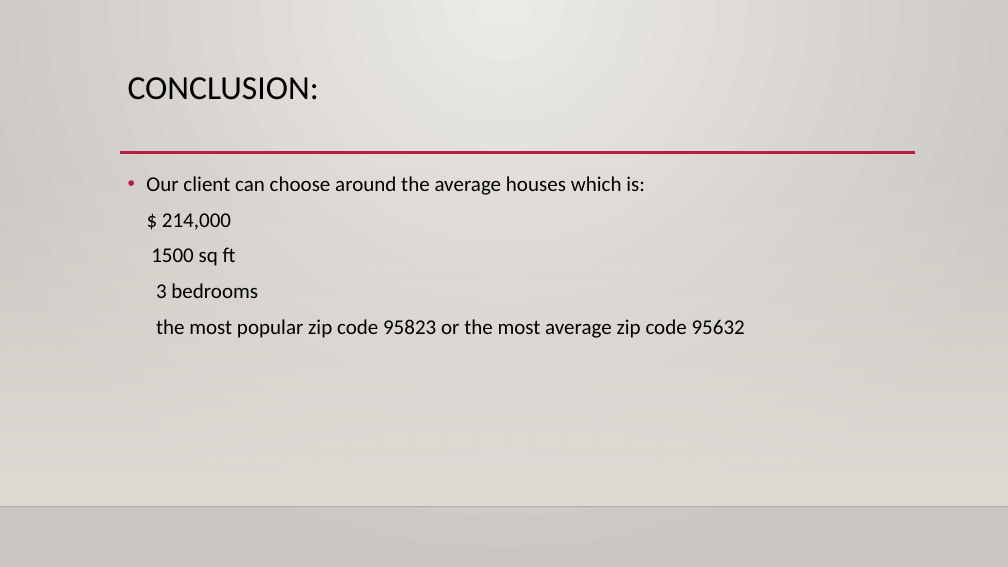
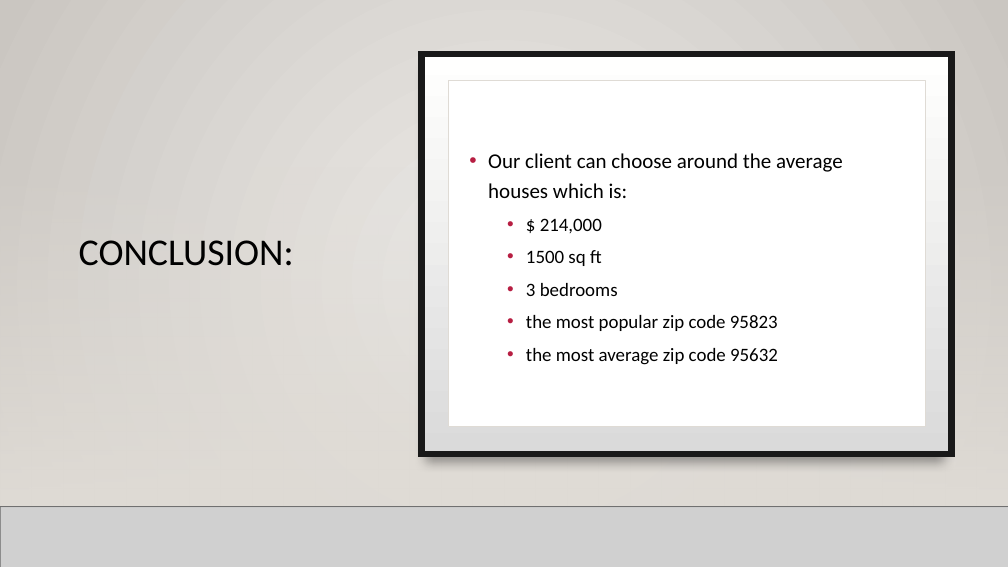
Before and after one commit to scavazos4/Project_One, a slide deck: slide 12 of Sacramento Real Estate.pptx. Drawn at 1008x567 pixels with LibreOffice and Linux fonts; fonts in the diff are those of the drawing; grey boxes stand for pictures; background and template pictures are left out. Boxes give left, top, right and bottom in pixels: in the first picture for what was removed or moved away, otherwise in the second. Text is boxed around its words. In the diff, an @@ line names an element or a change of style, - is before the commit and + after.

```diff
--- a/Sacramento Real Estate.pptx
+++ b/Sacramento Real Estate.pptx
@@ rectangle added at box(0, 0, 1008, 567), fill gradient #ECEAE7 to #CAC7C1 @@
@@ rectangle added at box(422, 53, 952, 454), fill gradient #000001 to #191919 @@
@@ rectangle added at box(422, 54, 952, 454), fill gradient #DADADA to #FFFFFE, outline #191919 6 pt @@
@@ rectangle added at box(448, 80, 926, 426), fill #FFFFFF, outline #DFDBD5 0.5 pt @@
@@ title "CONCLUSION:": place and size @@
-title "CONCLUSION:" at box(128, 77, 319, 100)
+title "CONCLUSION:" at box(79, 240, 294, 266)
@@ title "CONCLUSION:" at box(79, 240, 294, 266): size 32 to 36 pt; vertical alignment top to middle @@
@@ text "Our client can choose around ...": place and size @@
-text "Our client can choose around ..." at box(146, 176, 745, 338)
+text "Our client can choose around ..." at box(488, 153, 843, 365)
@@ text "Our client can choose around ..." at box(488, 153, 843, 365): vertical alignment top to middle @@
@@ rectangle added at box(0, 167, 1008, 507), fill gradient #DFDBD5 @@
@@ text at box(488, 153, 843, 296): size 20 to 18 pt in "$ 214,000", "1500 sq ft", "3 bedrooms"; line spacing 1 to 1.2; bullet none to •; list level 1 to 2 in "$ 214,000"; list level 1 to 2 in "1500 sq ft"; list level 1 to 2 in "3 bedrooms" @@
@@ text at box(526, 315, 778, 365): text changed; size 20 to 18 pt @@
-the most popular zip code 95823 or the most average zip code 95632
+  • the most popular zip code 95823
+  • the most average zip code 95632
@@ picture added at box(0, 507, 1008, 567) @@
@@ line added from (0, 507) to (1008, 507), #000001 1 pt @@
```
Also in this commit, not shown: 9 other slides changed, 1 slide added.
